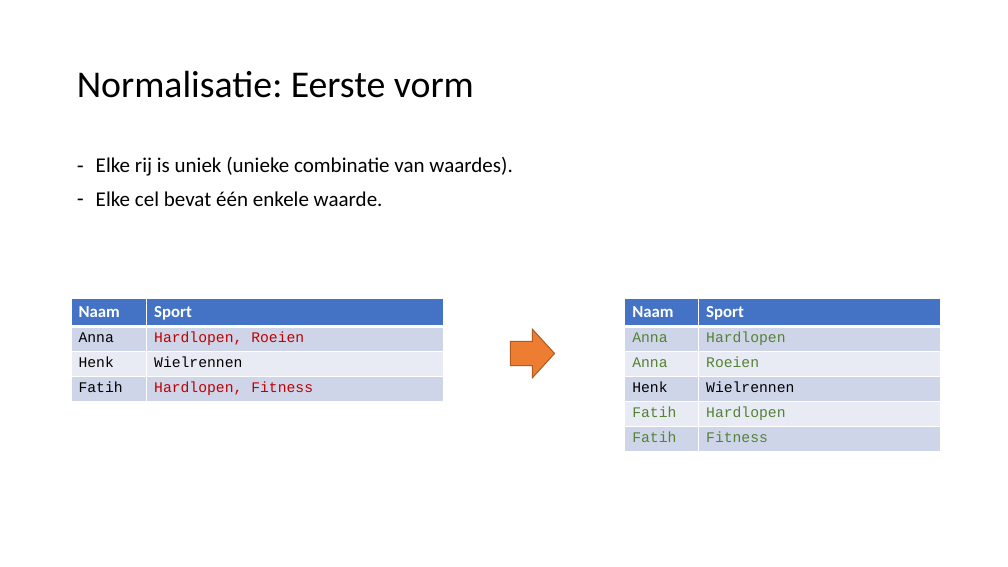
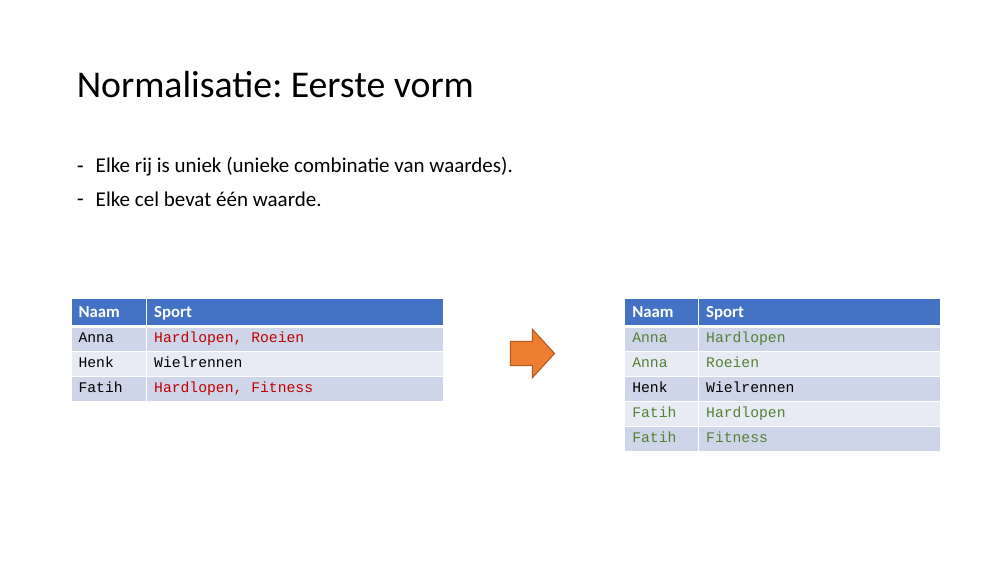
Before and after one commit to LFKoning/knowledge-sharing, a slide deck: slide 13 of sql_course_2p/2_database_design/2_database_design.pptx. Drawn at 1008x567 pixels with LibreOffice and Linux fonts; fonts in the diff are those of the drawing. Boxes give left, top, right and bottom in pixels: in the first picture for what was removed or moved away, otherwise in the second. Text is boxed around its words. In the diff, an @@ line names an element or a change of style, - is before the commit and + after.

```diff
--- a/sql_course_2p/2_database_design/2_database_design.pptx
+++ b/sql_course_2p/2_database_design/2_database_design.pptx
@@ text at (96,191,322,206): text changed @@
-– Elke cel bevat één enkele waarde.
+– Elke cel bevat één waarde.
```
Also in this commit, not shown: 17 other slides changed, 5 other files.
